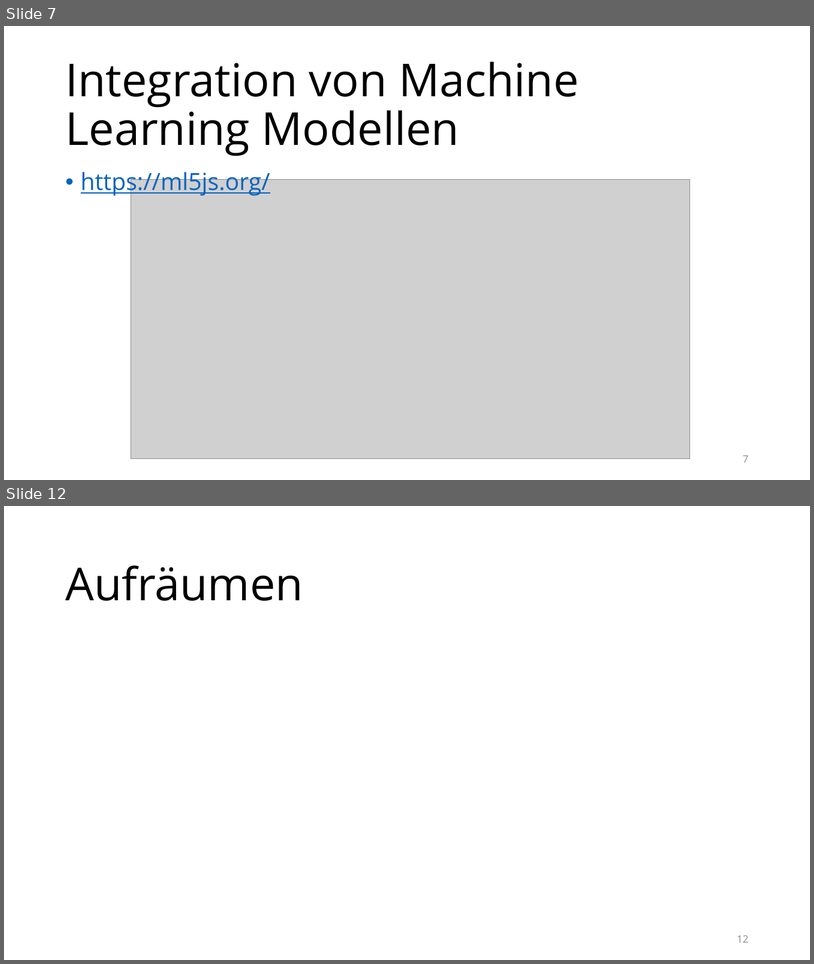
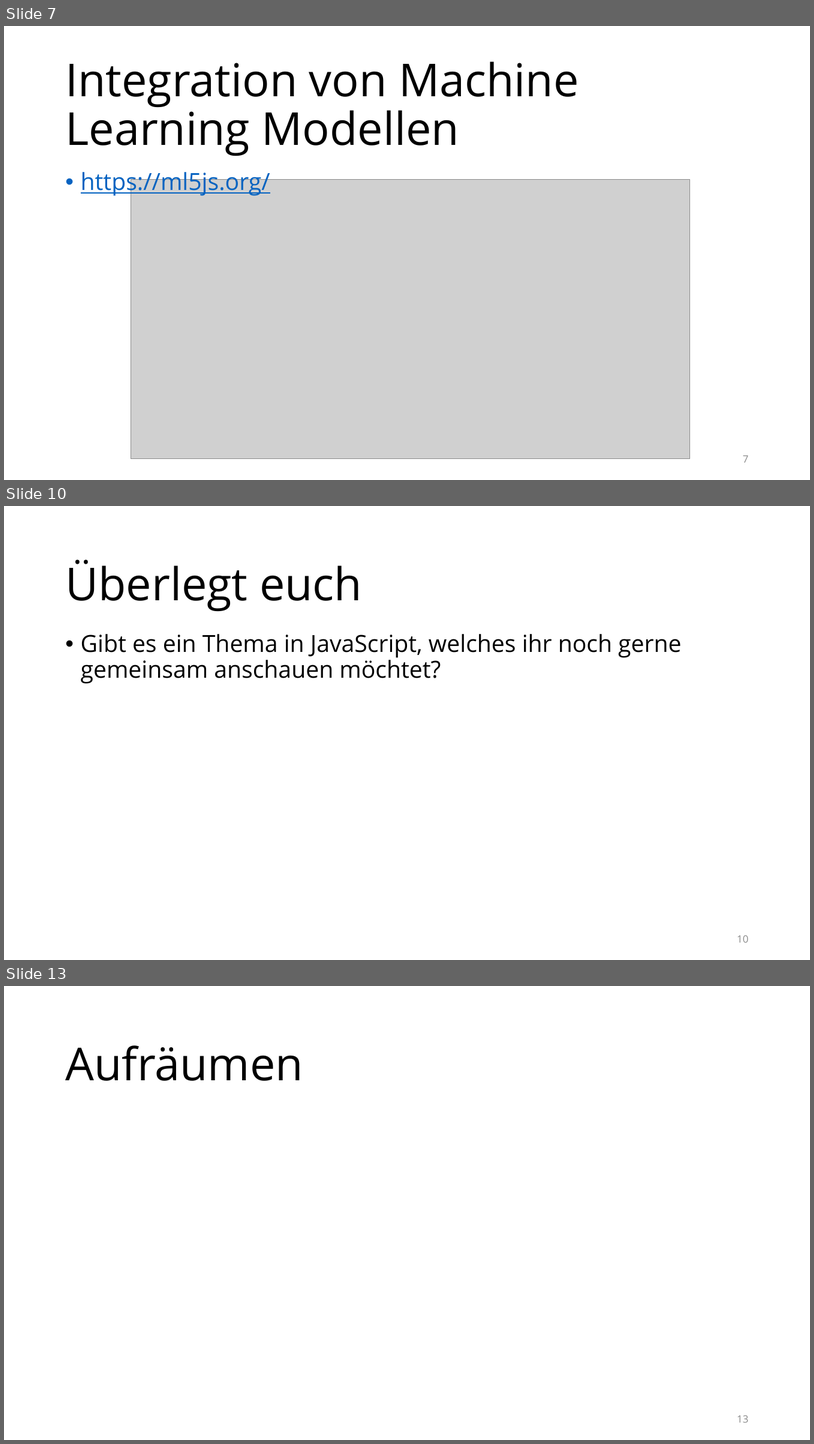
Before and after one commit to raphaeldas/js-advanced, a slide deck: papers/lektion-4.pptx. Shown one above the other, each under a label of ours: slides 7 and 12 before the commit, slides 7, 10 and 13 after it; the slides between them are not shown. The pictures are 814x964 and 814x1444 pixels, drawn with LibreOffice and Linux fonts; fonts in the diff are those of the drawing; grey boxes stand for pictures; background and template pictures are left out. Boxes give left, top, right and bottom in pixels: in the first picture for what was removed or moved away, otherwise in the second. Text is boxed around its words. In the diff, an @@ line names an element or a change of style, - is before the commit and + after.

```diff
--- a/papers/lektion-4.pptx
+++ b/papers/lektion-4.pptx
@@ slide 10 added at [4, 506, 810, 960], background #FFFFFF @@
@@ title added at [65, 559, 362, 612], 54 pt, text #000000 @@
+Überlegt euch
@@ text added at [81, 634, 681, 684], 28 pt, text #000000 @@
+• Gibt es ein Thema in JavaScript, welches ihr noch gerne gemeinsam anschauen möchtet?
@@ page number added at [737, 935, 749, 942], 12 pt, text #8C8C8C @@
+10
@@ what was slide 12 is now slide 13 @@
@@ page number at [737, 1415, 749, 1422]: text changed @@
-12
+13
```
Also in this commit, not shown: 4 slides changed, 1 other file.
